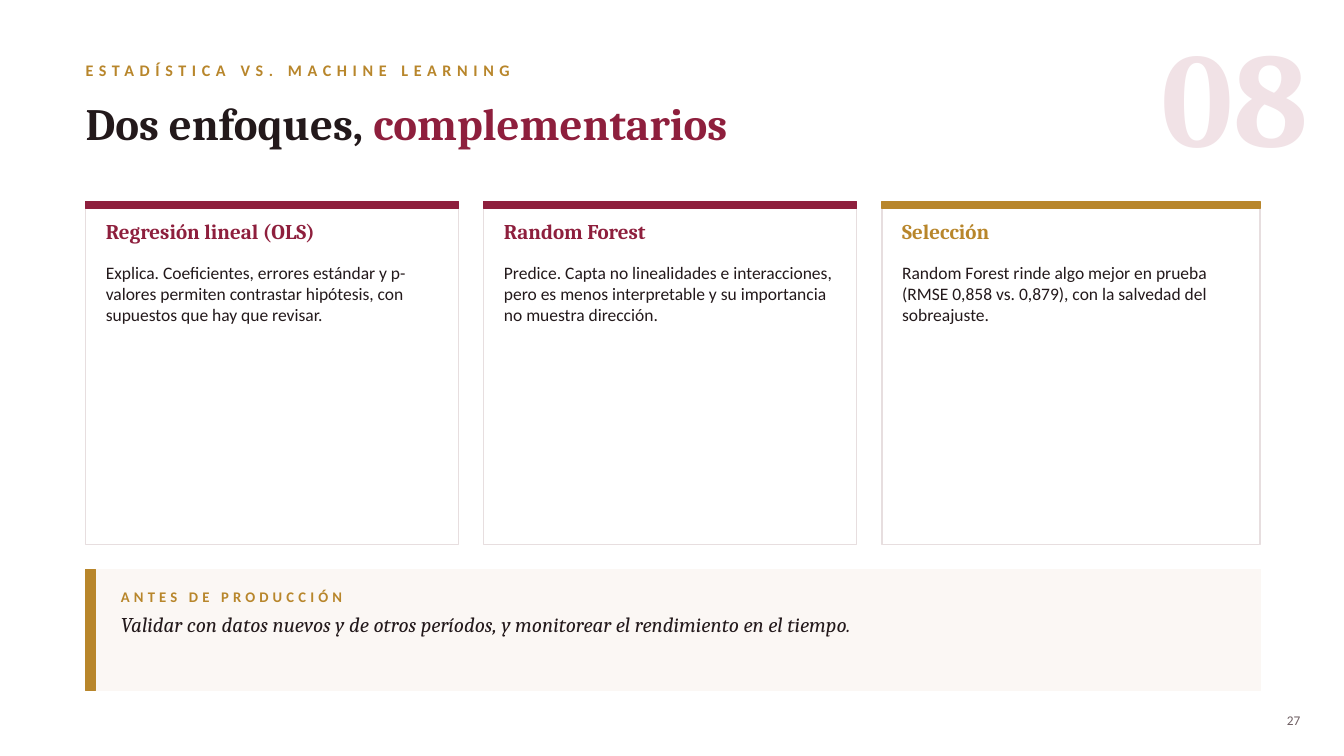
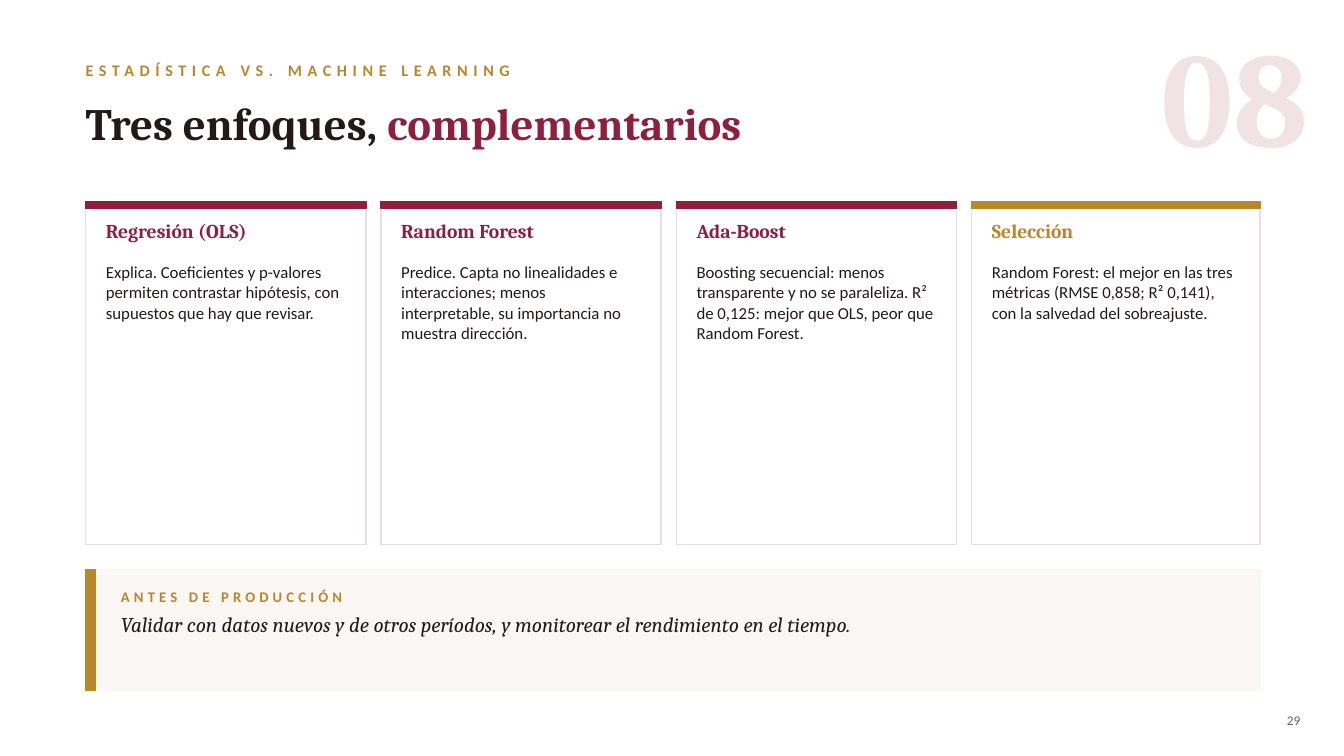
Before and after one commit to gleo1973/tp-metodos-predictivos-2c2026, a slide deck: slide 28 of Presentacion_TP_Completa.pptx (slide 26 before the commit). Drawn at 1344x756 pixels with LibreOffice and Linux fonts; fonts in the diff are those of the drawing. Boxes give left, top, right and bottom in pixels: in the first picture for what was removed or moved away, otherwise in the second. Text is boxed around its words. In the diff, an @@ line names an element or a change of style, - is before the commit and + after.

Commit message:
docs: se agrego Adda Boost

```diff
--- a/Presentacion_TP_Completa.pptx
+++ b/Presentacion_TP_Completa.pptx
@@ text at box(86, 108, 741, 150): text changed @@
-Dos enfoques, complementarios
+Tres enfoques, complementarios
@@ rectangle: place and size @@
-rectangle at box(86, 202, 459, 544)
+rectangle at box(86, 202, 366, 544)
@@ rectangle: place and size @@
-rectangle at box(86, 202, 459, 209)
+rectangle at box(86, 202, 366, 209)
@@ rectangle added at box(381, 202, 661, 544), fill #FFFFFF, outline #E7DEDF 1 pt @@
@@ rectangle added at box(381, 202, 661, 209), fill #8E1F3D, outline #8E1F3D 1 pt @@
@@ rectangle: place and size @@
-rectangle at box(484, 202, 857, 544)
+rectangle at box(677, 202, 957, 544)
@@ rectangle: place and size @@
-rectangle at box(484, 202, 857, 209)
+rectangle at box(677, 202, 957, 209)
@@ rectangle: place and size @@
-rectangle at box(882, 202, 1260, 544)
+rectangle at box(972, 202, 1260, 544)
@@ rectangle: place and size @@
-rectangle at box(882, 202, 1260, 209)
+rectangle at box(972, 202, 1260, 209)
@@ text at box(106, 224, 246, 243): text changed; size 15 to 14 pt @@
-Regresión lineal (OLS)
+Regresión (OLS)
@@ text "Random Forest" at box(401, 224, 533, 238): size 15 to 14 pt @@
@@ text "Random Forest": place and size @@
-text "Random Forest" at box(504, 224, 645, 239)
+text "Random Forest" at box(401, 224, 533, 238)
@@ text added at box(697, 224, 786, 238), 14 pt, text #8E1F3D, bold @@
+Ada-Boost
@@ text "Selección": place and size @@
-text "Selección" at box(902, 224, 989, 239)
+text "Selección" at box(992, 224, 1073, 238)
@@ text "Selección" at box(992, 224, 1073, 238): size 15 to 14 pt @@
@@ text at box(106, 266, 340, 322): text changed; size 12.5 to 12 pt @@
-Explica. Coeficientes, errores estándar y p-valores permiten contrastar hipótesis, con supuestos que hay que revisar.
+Explica. Coeficientes y p-valores permiten contrastar hipótesis, con supuestos que hay que revisar.
@@ text at box(401, 266, 621, 339): text changed; size 12.5 to 12 pt @@
-Predice. Capta no linealidades e interacciones, pero es menos interpretable y su importancia no muestra dirección.
+Predice. Capta no linealidades e interacciones; menos interpretable, su importancia no muestra dirección.
@@ text added at box(697, 266, 933, 339), 12 pt, text #23191B @@
+Boosting secuencial: menos transparente y no se paraleliza. R² de 0,125: mejor que OLS, peor que Random Forest.
@@ text at box(992, 266, 1232, 322): text changed; size 12.5 to 12 pt @@
-Random Forest rinde algo mejor en prueba (RMSE 0,858 vs. 0,879), con la salvedad del sobreajuste.
+Random Forest: el mejor en las tres métricas (RMSE 0,858; R² 0,141), con la salvedad del sobreajuste.
@@ text at box(1287, 716, 1300, 725): text changed @@
-27
+29
```
Also in this commit, not shown: 6 other slides changed, 2 slides added, 1 other file.
